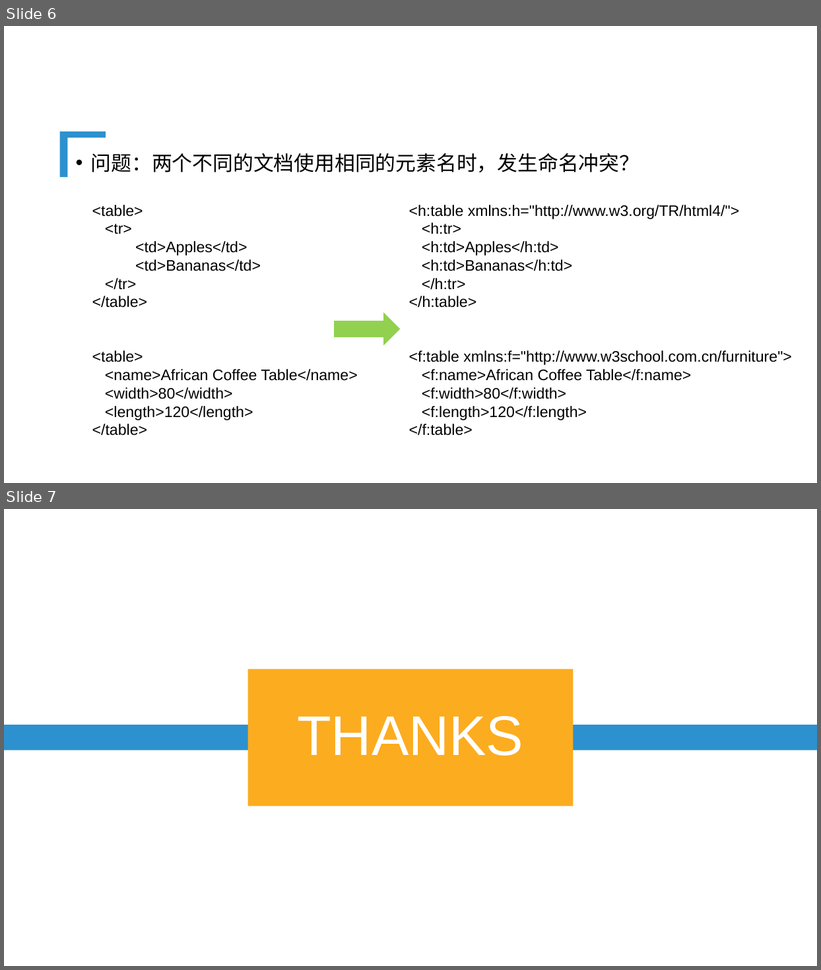
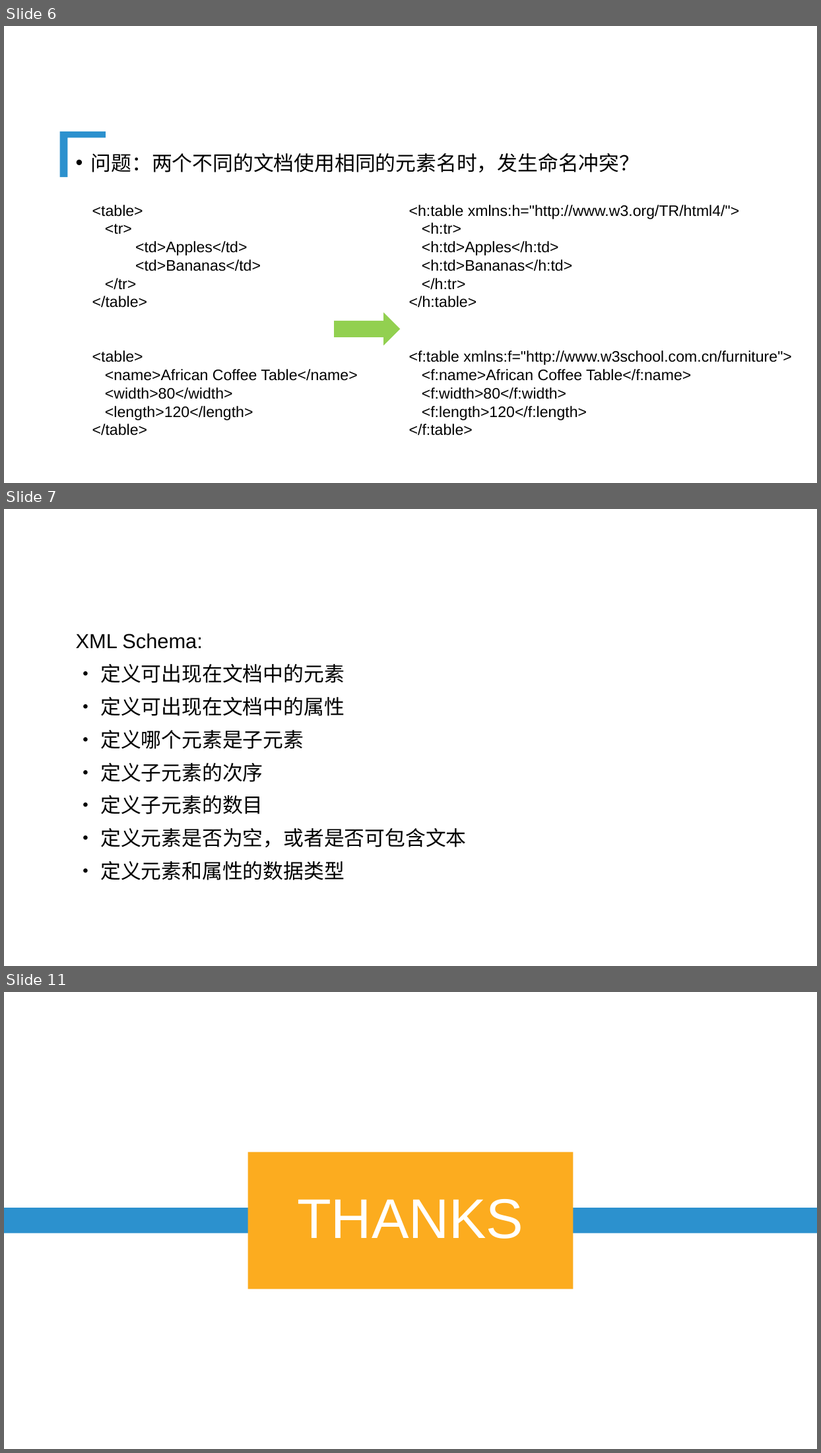
Before and after one commit to lj199117/MyNote, a slide deck: app.xml总结.pptx. Shown one above the other, each under a label of ours: slides 6 and 7 before the commit, slides 6, 7 and 11 after it; the slides between them are not shown. The pictures are 821x970 and 821x1453 pixels, drawn with LibreOffice and Linux fonts; fonts in the diff are those of the drawing; background and template pictures are left out. Boxes give left, top, right and bottom in pixels: in the first picture for what was removed or moved away, otherwise in the second. Text is boxed around its words. In the diff, an @@ line names an element or a change of style, - is before the commit and + after.

```diff
--- a/app.xml总结.pptx
+++ b/app.xml总结.pptx
@@ slide 7 added at bbox=[4, 509, 817, 966], background picture (left out) @@
@@ text added at bbox=[76, 633, 466, 881], 24 pt, text #000000 @@
+XML Schema:
+• 定义可出现在文档中的元素
+• 定义可出现在文档中的属性
+• 定义哪个元素是子元素
+• 定义子元素的次序
+• 定义子元素的数目
+• 定义元素是否为空，或者是否可包含文本
+• 定义元素和属性的数据类型
@@ title added at bbox=[100, 664, 345, 683], 40 pt, text #FFFFFF @@
+xml介绍 - XSD 的功能
@@ what was slide 7 is now slide 11 @@
```
Also in this commit, not shown: 3 other slides added, 2 other files.
